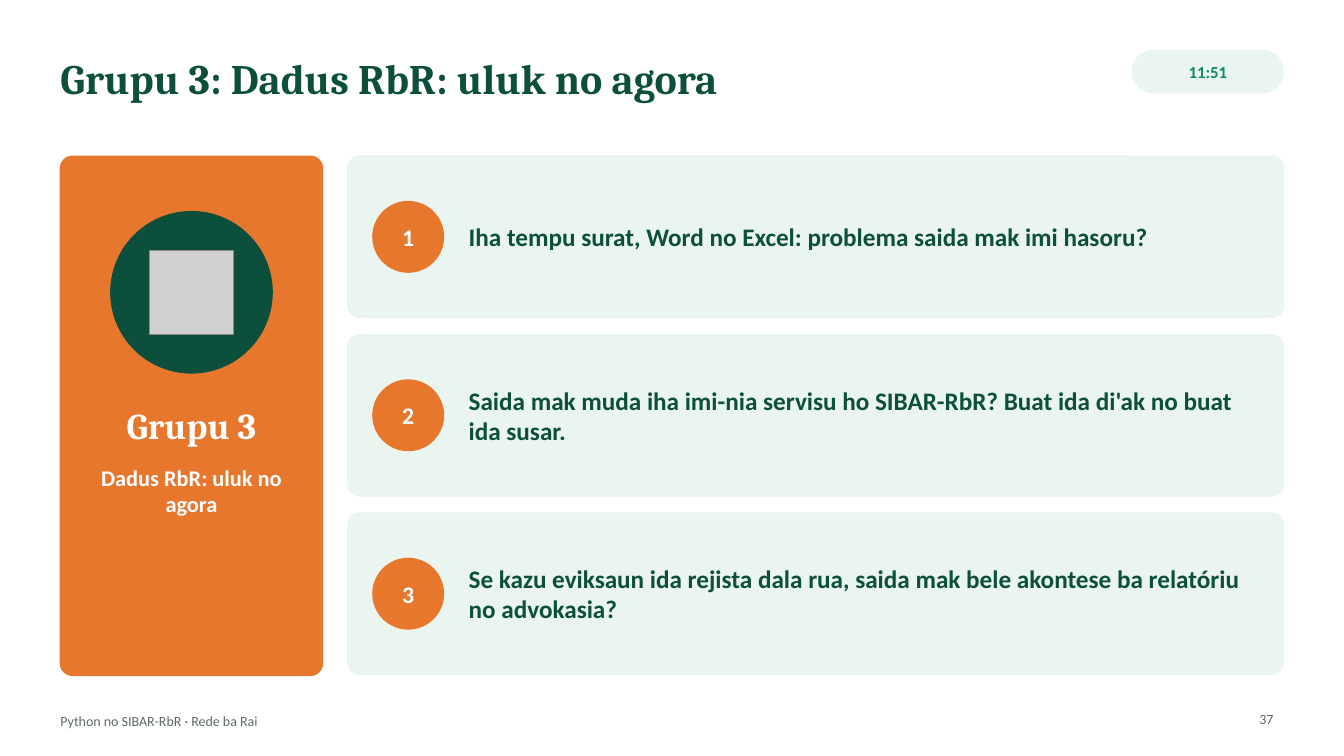
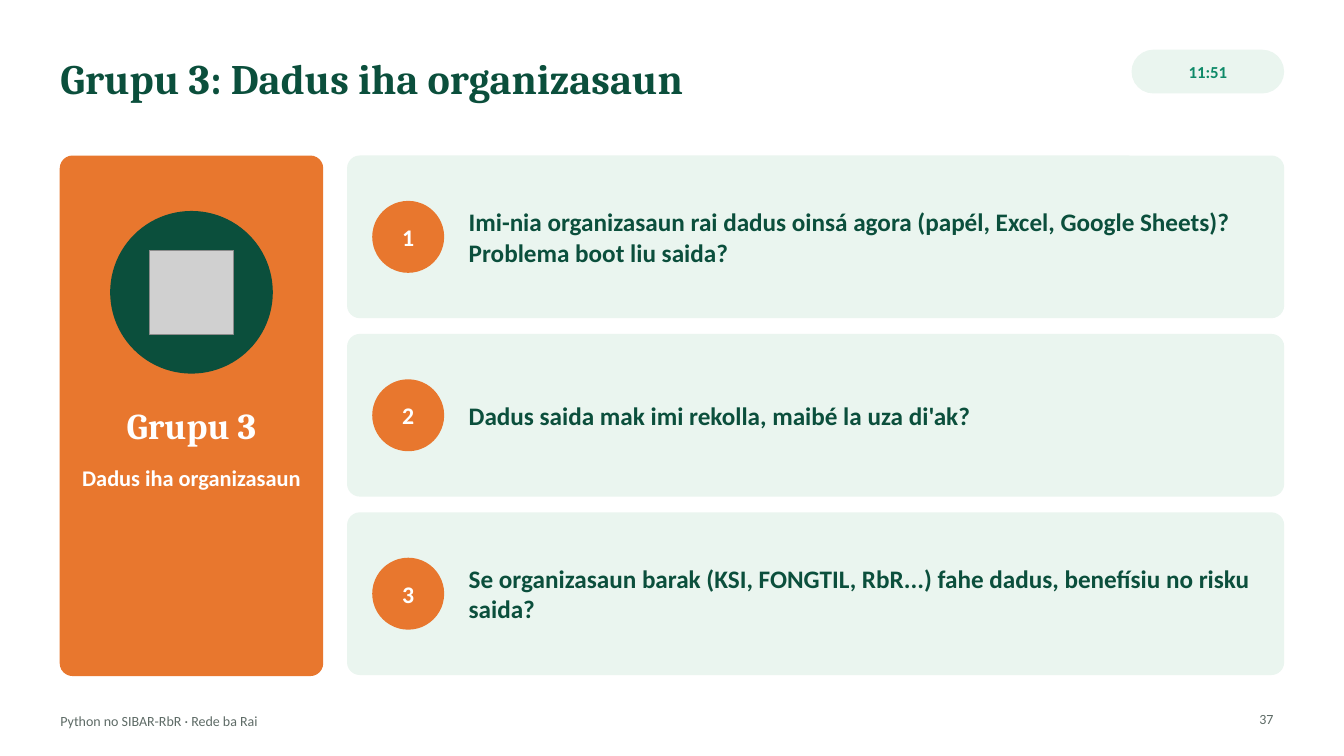
Before and after one commit to Odoly23/SMKRE, a slide deck: slide 37 of docs/formasaun/RbR_Sesaun_Python_SIBAR-RbR.pptx. Drawn at 1344x756 pixels with LibreOffice and Linux fonts; fonts in the diff are those of the drawing; grey boxes stand for pictures. Boxes give left, top, right and bottom in pixels: in the first picture for what was removed or moved away, otherwise in the second. Text is boxed around its words. In the diff, an @@ line names an element or a change of style, - is before the commit and + after.

```diff
--- a/docs/formasaun/RbR_Sesaun_Python_SIBAR-RbR.pptx
+++ b/docs/formasaun/RbR_Sesaun_Python_SIBAR-RbR.pptx
@@ title at (60,64,683,104): text changed @@
-Grupu 3: Dadus RbR: uluk no agora
+Grupu 3: Dadus iha organizasaun
@@ text at (469,212,1229,262): text changed @@
-Iha tempu surat, Word no Excel: problema saida mak imi hasoru?
+Imi-nia organizasaun rai dadus oinsá agora (papél, Excel, Google Sheets)? Problema boot liu saida?
@@ text at (469,407,970,428): text changed @@
-Saida mak muda iha imi-nia servisu ho SIBAR-RbR? Buat ida di'ak no buat ida susar.
+Dadus saida mak imi rekolla, maibé la uza di'ak?
@@ text at (82,470,301,490): text changed @@
-Dadus RbR: uluk no agora
+Dadus iha organizasaun
@@ text at (469,569,1249,618): text changed @@
-Se kazu eviksaun ida rejista dala rua, saida mak bele akontese ba relatóriu no advokasia?
+Se organizasaun barak (KSI, FONGTIL, RbR...) fahe dadus, benefísiu no risku saida?
```
Also in this commit, not shown: 6 other slides changed, 1 other file.
